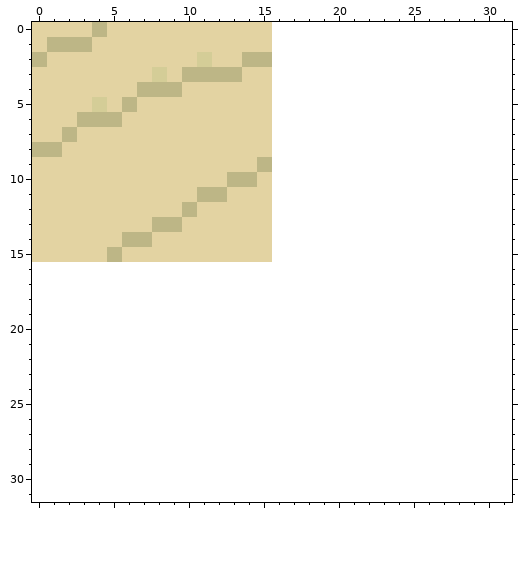
A pixel-art sprite gets an edit: res/images/sand.png. Above is the file before it was changed.
The file is 16x16 pixels. The old version is drawn lined up with the new one, on the new canvas.
And afterwards:
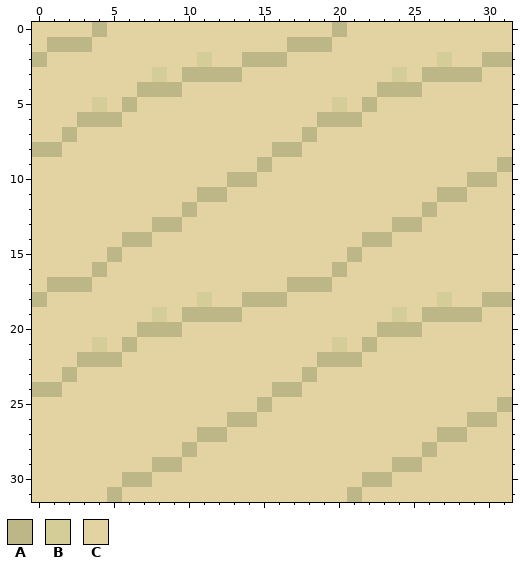
Palette (. is transparent): A #bdb686  B #d4cd97  C #e3d3a2
What changed:
canvas 16x16 -> 32x32
@@ x 0..31 @@
- 0 CCCCACCCCCCCCCCC................
- 1 CAAACCCCCCCCCCCC................
- 2 ACCCCCCCCCCBCCAA................
- 3 CCCCCCCCBCAAAACC................
- 4 CCCCCCCAAACCCCCC................
- 5 CCCCBCACCCCCCCCC................
- 6 CCCAAACCCCCCCCCC................
- 7 CCACCCCCCCCCCCCC................
- 8 AACCCCCCCCCCCCCC................
- 9 CCCCCCCCCCCCCCCA................
-10 CCCCCCCCCCCCCAAC................
-11 CCCCCCCCCCCAACCC................
-12 CCCCCCCCCCACCCCC................
-13 CCCCCCCCAACCCCCC................
-14 CCCCCCAACCCCCCCC................
-15 CCCCCACCCCCCCCCC................
-16 ................................
-17 ................................
-18 ................................
-19 ................................
-20 ................................
-21 ................................
-22 ................................
-23 ................................
-24 ................................
-25 ................................
-26 ................................
-27 ................................
-28 ................................
-29 ................................
-30 ................................
-31 ................................
+ 0 CCCCACCCCCCCCCCCCCCCACCCCCCCCCCC
+ 1 CAAACCCCCCCCCCCCCAAACCCCCCCCCCCC
+ 2 ACCCCCCCCCCBCCAAACCCCCCCCCCBCCAA
+ 3 CCCCCCCCBCAAAACCCCCCCCCCBCAAAACC
+ 4 CCCCCCCAAACCCCCCCCCCCCCAAACCCCCC
+ 5 CCCCBCACCCCCCCCCCCCCBCACCCCCCCCC
+ 6 CCCAAACCCCCCCCCCCCCAAACCCCCCCCCC
+ 7 CCACCCCCCCCCCCCCCCACCCCCCCCCCCCC
+ 8 AACCCCCCCCCCCCCCAACCCCCCCCCCCCCC
+ 9 CCCCCCCCCCCCCCCACCCCCCCCCCCCCCCA
+10 CCCCCCCCCCCCCAACCCCCCCCCCCCCCAAC
+11 CCCCCCCCCCCAACCCCCCCCCCCCCCAACCC
+12 CCCCCCCCCCACCCCCCCCCCCCCCCACCCCC
+13 CCCCCCCCAACCCCCCCCCCCCCCAACCCCCC
+14 CCCCCCAACCCCCCCCCCCCCCAACCCCCCCC
+15 CCCCCACCCCCCCCCCCCCCCACCCCCCCCCC
+16 CCCCACCCCCCCCCCCCCCCACCCCCCCCCCC
+17 CAAACCCCCCCCCCCCCAAACCCCCCCCCCCC
+18 ACCCCCCCCCCBCCAAACCCCCCCCCCBCCAA
+19 CCCCCCCCBCAAAACCCCCCCCCCBCAAAACC
+20 CCCCCCCAAACCCCCCCCCCCCCAAACCCCCC
+21 CCCCBCACCCCCCCCCCCCCBCACCCCCCCCC
+22 CCCAAACCCCCCCCCCCCCAAACCCCCCCCCC
+23 CCACCCCCCCCCCCCCCCACCCCCCCCCCCCC
+24 AACCCCCCCCCCCCCCAACCCCCCCCCCCCCC
+25 CCCCCCCCCCCCCCCACCCCCCCCCCCCCCCA
+26 CCCCCCCCCCCCCAACCCCCCCCCCCCCCAAC
+27 CCCCCCCCCCCAACCCCCCCCCCCCCCAACCC
+28 CCCCCCCCCCACCCCCCCCCCCCCCCACCCCC
+29 CCCCCCCCAACCCCCCCCCCCCCCAACCCCCC
+30 CCCCCCAACCCCCCCCCCCCCCAACCCCCCCC
+31 CCCCCACCCCCCCCCCCCCCCACCCCCCCCCC
Pixel boxes of the changes (left, top, right, bottom) in both pictures:
added: (32, 22, 512, 502)
